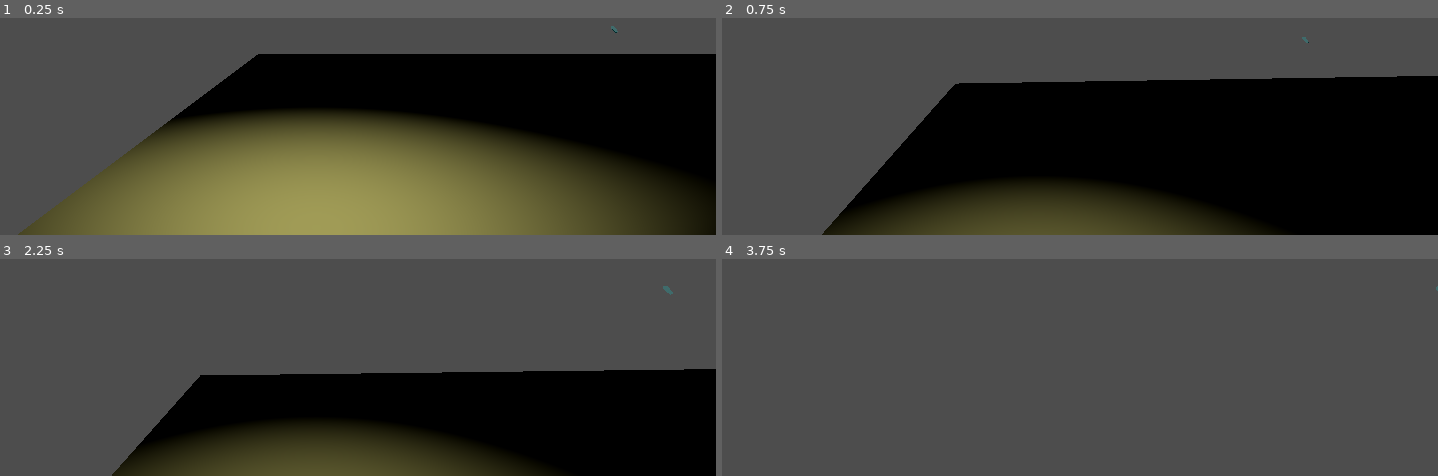
Above: before the commit, frames 1-4 (two rows, left to right).
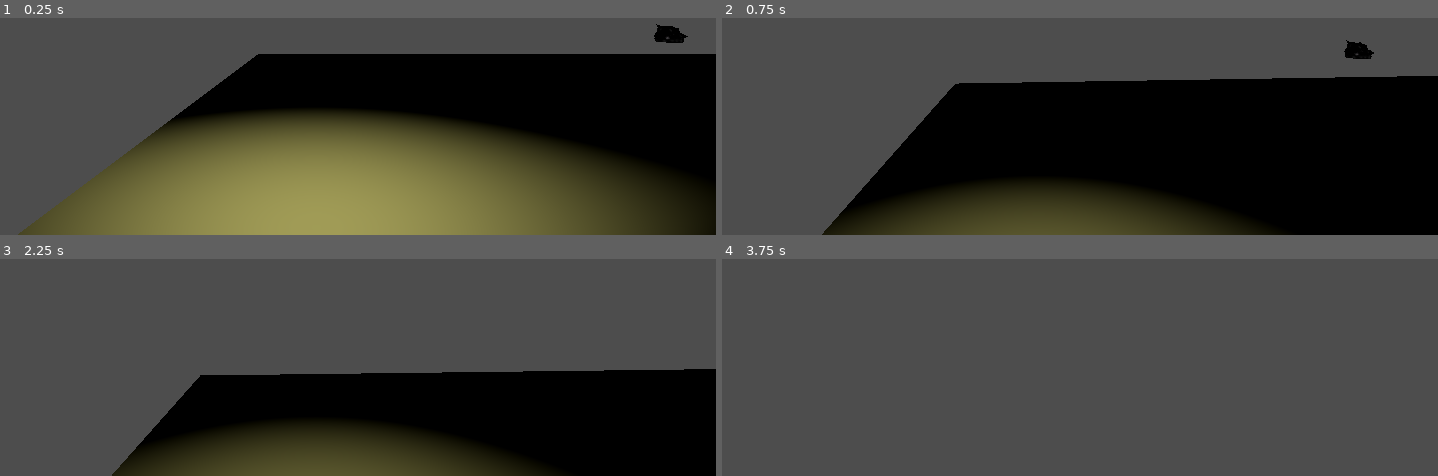
Above: after the commit, the same moments.

Repository: Mikagino/BlindMole
Game: Godot game, scene res://SpatialAudioTest.tscn
The game is run twice, just before and just after one commit, with the same random seed, the same clock (stepped at 60 frames per second) and the same inputs. This scene is started directly instead of the project's main scene.
Inputs (mouse positions are in pixels of both pictures, inside the frame that each line leads up to):
- Up to frame 1 (0.25 s): no input
- Up to frame 2 (0.75 s): tap Enter (ui_accept) at 0.5 s; move the mouse to (outside the picture) at 0.52 s; hold W (Forward) from 0.53 s (still down); tap F at 0.6 s; click (outside the picture) at 0.67 s
- Up to frame 3 (2.25 s): keep holding W (Forward); tap Enter (ui_accept) at 0.77, 1.52 s; move the mouse to (outside the picture) at 1.27 s; tap Shift at 1.35 s; move the mouse to (outside the picture) at 2.02 s; hold E from 2.03 s (still down)
- Up to frame 4 (3.75 s): keep holding W (Forward); move the mouse to (outside the picture) at 2.77 s; release E at 2.78 s; tap F at 2.85 s; click (outside the picture) at 2.92 s; tap Enter (ui_accept) at 3.02 s; move the mouse to (outside the picture) at 3.52 s; hold Shift from 3.53 s (still down)

The runs differ from the first frame. In frame 1, 0.3% of the frame differs, in the area x 85-97%, y 2-12%; in frame 2, 0.3%; in frame 3, less than 0.1%; in frame 4, less than 0.1%.

Commit message:
Stromstein + treasure collider fix + folder cleanup
Model: fix #20
Shader: fix #21
Spatial Audio: fix #47

Diff:
--- a/Environment/Treasures/Crystal/Crystal1.tscn
+++ b/Environment/Treasures/Crystal/Crystal1.tscn
@@ -5,10 +5,9 @@
 [sub_resource type="SphereShape3D" id="SphereShape3D_6p1tt"]
 radius = 0.363803
 
-[node name="Crystal1" type="Area3D" groups=["Crystal"]]
+[node name="Crystal1" type="StaticBody3D" groups=["Crystal"]]
 collision_layer = 2
 collision_mask = 0
-input_ray_pickable = false
 
 [node name="Crystal1" parent="." instance=ExtResource("2_htote")]
 
--- a/Environment/Treasures/Crystal/Crystal1_Full.tscn
+++ /dev/null
@@ -1,15 +0,0 @@
-[gd_scene load_steps=3 format=3 uid="uid://cqfagtbcg0xve"]
-
-[ext_resource type="PackedScene" uid="uid://c2iaueqsligoo" path="res://Environment/Treasures/Crystal/Crystal1.glb" id="1_khssy"]
-[ext_resource type="AudioStream" uid="uid://dce7usya43p3h" path="res://Environment/Treasures/Crystal/fairy_sound-6469.mp3" id="2_8wg7d"]
-
-[node name="Crystal1Full" type="Node3D"]
-
-[node name="Crystal1" parent="." instance=ExtResource("1_khssy")]
-
-[node name="AudioStreamPlayer3D" type="AudioStreamPlayer3D" parent="."]
-stream = ExtResource("2_8wg7d")
-volume_db = -10.0
-unit_size = 15.0
-autoplay = true
-parameters/looping = true
--- /dev/null
+++ b/Environment/Treasures/Stromstein/StromsteinTreasure.tscn
@@ -0,0 +1,16 @@
+[gd_scene load_steps=3 format=3 uid="uid://c0i1pd4mox5ko"]
+
+[ext_resource type="PackedScene" uid="uid://cyq7avvleyjr1" path="res://Environment/Treasures/Stromstein/Stromstein.glb" id="1_eqkml"]
+
+[sub_resource type="SphereShape3D" id="SphereShape3D_a8g5r"]
+radius = 0.556151
+
+[node name="StromsteinTreasure" type="StaticBody3D" groups=["Stromstein"]]
+collision_layer = 2
+collision_mask = 0
+
+[node name="Stromstein" parent="." instance=ExtResource("1_eqkml")]
+
+[node name="CollisionShape3D" type="CollisionShape3D" parent="." groups=["Stromstein"]]
+transform = Transform3D(1, 0, 0, 0, 1, 0, 0, 0, 1, 0, 0.292673, 0)
+shape = SubResource("SphereShape3D_a8g5r")
--- a/SpatialAudioTest.tscn
+++ b/SpatialAudioTest.tscn
@@ -1,6 +1,6 @@
 [gd_scene load_steps=7 format=3 uid="uid://mxgyj330c3tp"]
 
-[ext_resource type="PackedScene" uid="uid://dv083x6jycj5e" path="res://Environment/Treasures/Crystal/Crystal1.tscn" id="1_gpniy"]
+[ext_resource type="PackedScene" uid="uid://c0i1pd4mox5ko" path="res://Environment/Treasures/Stromstein/StromsteinTreasure.tscn" id="2_6mb2v"]
 [ext_resource type="PackedScene" uid="uid://dgpjxoygnvyy4" path="res://assets/simple_fpsplayer/Player.tscn" id="2_6w5tb"]
 
 [sub_resource type="PlaneMesh" id="PlaneMesh_equc6"]
@@ -16,12 +16,6 @@
 size = Vector3(5, 2, 3)
 
 [node name="SpatialAudioTest" type="Node3D"]
-
-[node name="Crystal1" parent="." instance=ExtResource("1_gpniy")]
-transform = Transform3D(1, 0, 0, 0, 1, 0, 0, 0, 1, 14.0482, 0, -21.5301)
-
-[node name="Crystal2" parent="." instance=ExtResource("1_gpniy")]
-transform = Transform3D(1, 0, 0, 0, 1, 0, 0, 0, 1, 8.88145, 0, 8.06382)
 
 [node name="Player" parent="." instance=ExtResource("2_6w5tb")]
 transform = Transform3D(1, 0, 0, 0, 1, 0, 0, 0, 1, -8, 0, 0)
@@ -47,3 +41,9 @@
 [node name="MeshInstance3D" type="MeshInstance3D" parent="StaticBody3D2"]
 mesh = SubResource("BoxMesh_0mv7j")
 skeleton = NodePath("../..")
+
+[node name="StromsteinTreasure" parent="." instance=ExtResource("2_6mb2v")]
+transform = Transform3D(1, 0, 0, 0, 1, 0, 0, 0, 1, 8.74156, 0, 7.17813)
+
+[node name="StromsteinTreasure2" parent="." instance=ExtResource("2_6mb2v")]
+transform = Transform3D(1, 0, 0, 0, 1, 0, 0, 0, 1, 8.74156, 0, -13.8966)
--- a/assets/simple_fpsplayer/Player.tscn
+++ b/assets/simple_fpsplayer/Player.tscn
@@ -1,10 +1,11 @@
-[gd_scene load_steps=8 format=3 uid="uid://dgpjxoygnvyy4"]
+[gd_scene load_steps=9 format=3 uid="uid://dgpjxoygnvyy4"]
 
 [ext_resource type="Script" path="res://assets/simple_fpsplayer/Player.gd" id="1_1fhis"]
 [ext_resource type="Script" path="res://assets/simple_fpsplayer/ability_grab.gd" id="2_gwqkd"]
 [ext_resource type="Script" path="res://assets/simple_fpsplayer/TreasureAudioArea.gd" id="3_n1j83"]
 [ext_resource type="AudioStream" uid="uid://dce7usya43p3h" path="res://Environment/Treasures/Crystal/fairy_sound-6469.mp3" id="4_eueag"]
-[ext_resource type="PackedScene" uid="uid://d4nguiqivbkbl" path="res://TreasureAudioSource.tscn" id="5_3jphr"]
+[ext_resource type="PackedScene" uid="uid://d4nguiqivbkbl" path="res://Player/TreasureAudioSource.tscn" id="5_3jphr"]
+[ext_resource type="AudioStream" uid="uid://caa3kta8eeyj1" path="res://Environment/Treasures/Stromstein/StromsteinSound.mp3" id="5_e5g72"]
 
 [sub_resource type="CapsuleShape3D" id="CapsuleShape3D_euj4i"]
 
@@ -62,6 +63,8 @@
 audioPlayers = [NodePath("../SpatialAudioPlayers/TreasureAudioSource"), NodePath("../SpatialAudioPlayers/TreasureAudioSource2"), NodePath("../SpatialAudioPlayers/TreasureAudioSource3"), NodePath("../SpatialAudioPlayers/TreasureAudioSource4"), NodePath("../SpatialAudioPlayers/TreasureAudioSource5")]
 crystalAudio = ExtResource("4_eueag")
 crystalGroup = "Crystal"
+stromsteinAudio = ExtResource("5_e5g72")
+stromsteinGroup = "Stromstein"
 playerRaycast = NodePath("RayCast3D")
 
 [node name="CollisionShape3D" type="CollisionShape3D" parent="SpatialAudio_Area3D"]
@@ -96,4 +99,5 @@
 
 [connection signal="area_entered" from="SpatialAudio_Area3D" to="SpatialAudio_Area3D" method="SetupAudioPlayer"]
 [connection signal="area_exited" from="SpatialAudio_Area3D" to="SpatialAudio_Area3D" method="RemoveAudioPlayer"]
+[connection signal="body_entered" from="SpatialAudio_Area3D" to="SpatialAudio_Area3D" method="SetupAudioPlayer"]
 [connection signal="timeout" from="SpatialAudioPlayers/ObstructionCheckTimer" to="SpatialAudio_Area3D" method="UpdateObstruction"]
--- a/assets/simple_fpsplayer/TreasureAudioArea.gd
+++ b/assets/simple_fpsplayer/TreasureAudioArea.gd
@@ -4,9 +4,11 @@
 var inactivePlayers: Array[AudioStreamPlayer3D];
 @export var crystalAudio: AudioStream;
 @export var crystalGroup: String;
+@export var stromsteinAudio: AudioStream;
+@export var stromsteinGroup: String;
 @export var playerRaycast: RayCast3D;
 
-var treasures: Array[Area3D];
+var treasures: Array[Node3D];
 
 func _ready() -> void:
 	for player in audioPlayers:
@@ -20,18 +22,20 @@
 		CheckObstruction(treasure);
 
 # only crystal so far
-func SetupAudioPlayer(treasure: Area3D) -> void:
+func SetupAudioPlayer(treasure: Node3D) -> void:
 	if(inactivePlayers.size() == 0):
 		return;
 	var audioPlayer: AudioStreamPlayer3D = inactivePlayers.pop_front();
 	audioPlayer.global_position = treasure.global_position;
 
 	if(treasure.is_in_group(crystalGroup)):
-		audioPlayer.stream = crystalAudio;
+		audioPlayer.stream = crystalAudio
+	elif(treasure.is_in_group(stromsteinGroup)):
+		audioPlayer.stream = stromsteinAudio;
 	audioPlayer.play();
 	treasures.append(treasure);
 
-func CheckObstruction(treasure: Area3D):
+func CheckObstruction(treasure: Node3D):
 	var soundSource : AudioStreamPlayer3D = GetTreasureSoundSource(treasure);
 	if(soundSource == null):
 		print("No sound source found...");
@@ -58,11 +62,11 @@
 	var effect: AudioEffectLowPassFilter = GetTreasureLowpass(treasure);
 	effect.cutoff_hz = CalculateCutoffFromDepth(depth);
 
-func GetTreasureBusIndex(treasure: Area3D) -> int:
+func GetTreasureBusIndex(treasure: Node3D) -> int:
 	var busName: StringName = GetTreasureSoundSource(treasure).bus;
 	return AudioServer.get_bus_index(busName);
 
-func GetTreasureLowpass(treasure: Area3D) -> AudioEffectLowPassFilter:
+func GetTreasureLowpass(treasure: Node3D) -> AudioEffectLowPassFilter:
 	var busIndex = GetTreasureBusIndex(treasure);
 	return AudioServer.get_bus_effect(busIndex, 0);
 
@@ -70,14 +74,14 @@
 	return -100 * depth + 2500;
 	#return 1100.0 * pow(-depth+10.0, 1.0/3.0); # alt but not so good function
 
-func RemoveAudioPlayer(treasure: Area3D) -> void:
+func RemoveAudioPlayer(treasure: Node3D) -> void:
 	var audioPlayer: AudioStreamPlayer3D = GetTreasureSoundSource(treasure);
 	if(audioPlayer == null): return;
 	audioPlayer.stop();
 	inactivePlayers.append(audioPlayer);
 	treasures.remove_at(treasures.find(treasure));
 
-func GetTreasureSoundSource(treasure: Area3D) -> AudioStreamPlayer3D:
+func GetTreasureSoundSource(treasure: Node3D) -> AudioStreamPlayer3D:
 	for audioPlayer in audioPlayers:
 		var distance = audioPlayer.global_position.distance_to(treasure.global_position);
 		if(distance < 0.1):
--- a/default_bus_layout.tres
+++ b/default_bus_layout.tres
@@ -2,7 +2,7 @@
 
 [sub_resource type="AudioEffectReverb" id="AudioEffectReverb_jl1gu"]
 resource_name = "Reverb"
-room_size = 1.0
+room_size = 0.25
 
 [sub_resource type="AudioEffectLowPassFilter" id="AudioEffectLowPassFilter_25n1t"]
 resource_name = "LowPassFilter"
@@ -31,7 +31,7 @@
 bus/1/solo = false
 bus/1/mute = false
 bus/1/bypass_fx = false
-bus/1/volume_db = 0.0
+bus/1/volume_db = -4.00569
 bus/1/send = &"Master"
 bus/1/effect/0/effect = SubResource("AudioEffectReverb_jl1gu")
 bus/1/effect/0/enabled = true
--- a/project.godot
+++ b/project.godot
@@ -22,6 +22,7 @@
 [global_group]
 
 Crystal=""
+Stromstein=""
 
 [input]
 
--- a/test2.tscn
+++ b/test2.tscn
@@ -1,7 +1,8 @@
-[gd_scene load_steps=12 format=3 uid="uid://b2b8vtoxqg13b"]
+[gd_scene load_steps=16 format=3 uid="uid://b2b8vtoxqg13b"]
 
 [ext_resource type="Material" uid="uid://sx4nwkt36yrl" path="res://Environment/Shaders/Dirt.material" id="1_r43bw"]
 [ext_resource type="PackedScene" uid="uid://dgpjxoygnvyy4" path="res://assets/simple_fpsplayer/Player.tscn" id="2_f30xh"]
+[ext_resource type="PackedScene" uid="uid://c0i1pd4mox5ko" path="res://Environment/Treasures/Stromstein/StromsteinTreasure.tscn" id="3_1vabp"]
 [ext_resource type="PackedScene" uid="uid://dv083x6jycj5e" path="res://Environment/Treasures/Crystal/Crystal1.tscn" id="6_amaol"]
 
 [sub_resource type="Environment" id="Environment_wsukb"]
@@ -40,8 +41,21 @@
 persistent = true
 scene = ExtResource("6_amaol")
 
+[sub_resource type="FastNoiseLite" id="FastNoiseLite_w6y1b"]
+frequency = 0.03
+
+[sub_resource type="VoxelInstanceGenerator" id="VoxelInstanceGenerator_etw6q"]
+density = 0.001
+emit_mode = 1
+noise = SubResource("FastNoiseLite_w6y1b")
+
+[sub_resource type="VoxelInstanceLibrarySceneItem" id="VoxelInstanceLibrarySceneItem_iarqu"]
+generator = SubResource("VoxelInstanceGenerator_etw6q")
+scene = ExtResource("3_1vabp")
+
 [sub_resource type="VoxelInstanceLibrary" id="VoxelInstanceLibrary_rpki5"]
 item_1 = SubResource("VoxelInstanceLibrarySceneItem_dc2fy")
+item_2 = SubResource("VoxelInstanceLibrarySceneItem_iarqu")
 
 [node name="Node3D" type="Node3D"]
 
Binary file added: Environment/Treasures/Stromstein/Stromstein.glb
Not shown, added: Environment/Treasures/Stromstein/Stromstein.glb.import
Binary file added: Environment/Treasures/Stromstein/Stromstein1k_albedo.jpg
Not shown, added: Environment/Treasures/Stromstein/Stromstein1k_albedo.jpg.import
Binary file added: Environment/Treasures/Stromstein/Stromstein1k_alpha.jpg
Not shown, added: Environment/Treasures/Stromstein/Stromstein1k_alpha.jpg.import
Not shown, added: Environment/Treasures/Stromstein/StromsteinSound.mp3.import
Binary file added: Environment/Treasures/Stromstein/Stromstein_Stromstein1k_albedo-Stromstein1k_alpha.png
Not shown, added: Environment/Treasures/Stromstein/Stromstein_Stromstein1k_albedo-Stromstein1k_alpha.png.import
Renamed: TreasureAudioSource.gd -> Player/TreasureAudioSource.gd
Renamed: TreasureAudioSource.tscn -> Player/TreasureAudioSource.tscn
Not shown, added: Environment/Treasures/Stromstein/StromsteinSound.mp3
